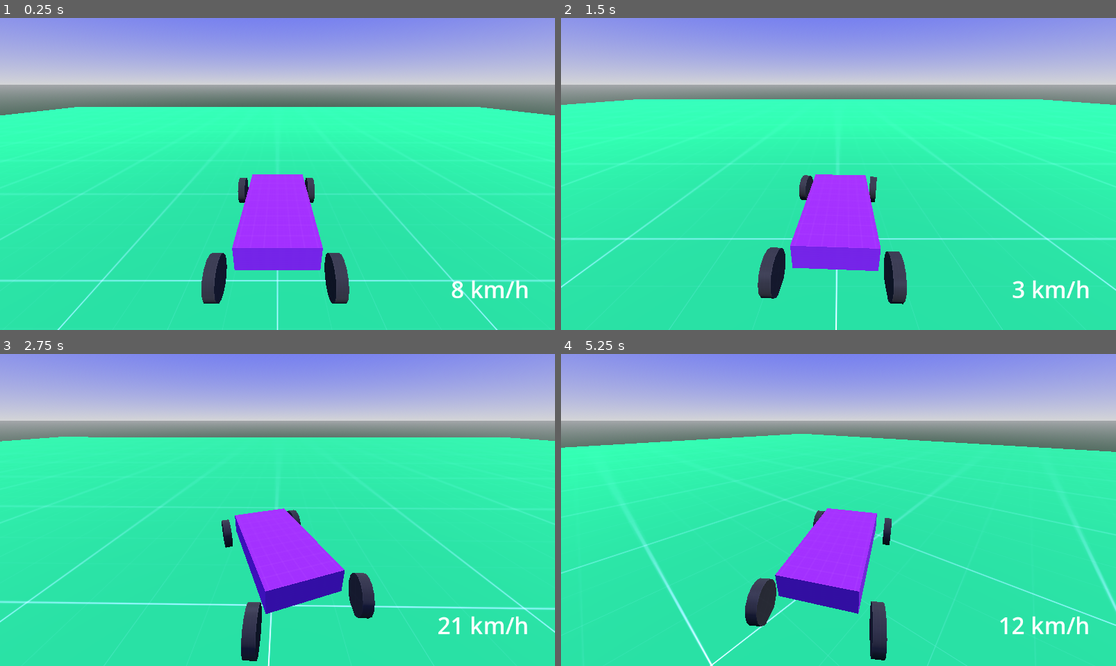
Above: before the commit, frames 1-4 (two rows, left to right).
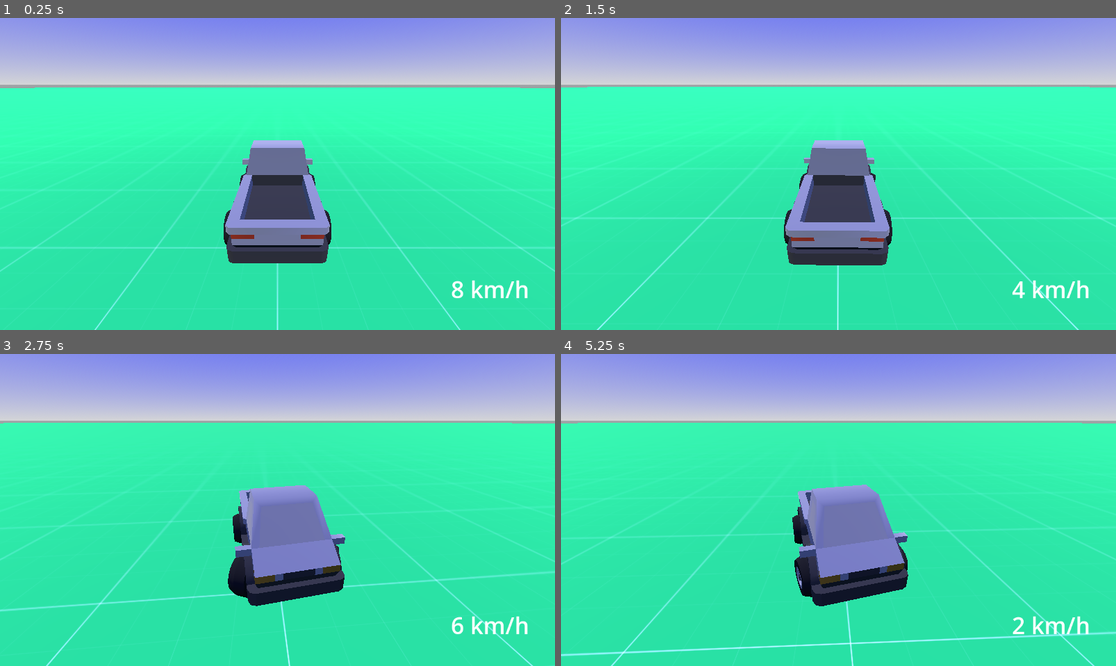
Above: after the commit, the same moments.

Repository: Yngwarr/tofu-delivery-game
Game: Godot game, scene res://scenes/Game.tscn
Two runs of this game, one before a commit and one after it. Both use one fixed random seed, a clock stepped at 60 frames per second and the inputs below.
Inputs:
- Up to frame 1 (0.25 s): no input
- Up to frame 2 (1.5 s): hold D (steer_right) 0.53-1.28 s; tap W (throttle) at 0.6, 1.35 s; hold S (brake) from 1.28 s (still down)
- Up to frame 3 (2.75 s): release S (brake) at 2.03 s; hold D (steer_right) from 2.03 s (still down); tap W (throttle) at 2.1 s
- Up to frame 4 (5.25 s): tap W (throttle) every 0.75 s from 2.85 to 5.1 s; release D (steer_right) at 3.53 s; hold A (steer_left) 3.53-5.03 s; hold S (brake) from 5.03 s (still down)

The runs differ from the first frame. In frame 1, 16% of the frame differs, in the area x 0-100%, y 22-100%; in frame 2, 13%; in frame 3, 15%; in frame 4, 17%.

Commit message:
added a car model and tweaked physics

Diff:
--- a/scenes/Car.tscn
+++ b/scenes/Car.tscn
@@ -1,50 +1,66 @@
-[gd_scene load_steps=8 format=3 uid="uid://cdqld478wjboa"]
+[gd_scene load_steps=6 format=3 uid="uid://cdqld478wjboa"]
 
 [ext_resource type="Script" path="res://src/Car.gd" id="1_uwfxo"]
-[ext_resource type="Texture2D" uid="uid://ct8dicomasmqm" path="res://textures/proto_purple.png" id="2_bjdnj"]
 [ext_resource type="Script" path="res://src/CameraPivot.gd" id="2_gm2jt"]
 [ext_resource type="PackedScene" uid="uid://bpn84vi24hyje" path="res://scenes/Wheel.tscn" id="3_4m2kf"]
-
-[sub_resource type="StandardMaterial3D" id="StandardMaterial3D_p2xst"]
-albedo_texture = ExtResource("2_bjdnj")
-uv1_scale = Vector3(10, 10, 10)
-
-[sub_resource type="BoxMesh" id="BoxMesh_j8hie"]
-size = Vector3(1.5, 0.5, 3)
+[ext_resource type="PackedScene" uid="uid://u8myc7bt2m1t" path="res://models/cars/truckFlat.glb" id="4_40kqm"]
 
 [sub_resource type="BoxShape3D" id="BoxShape3D_gtktg"]
-size = Vector3(1.5, 0.5, 3)
+size = Vector3(2.116, 1.514, 5.292)
 
 [node name="Car" type="VehicleBody3D"]
+mass = 1000.0
 script = ExtResource("1_uwfxo")
 
-[node name="MeshInstance3D" type="MeshInstance3D" parent="."]
-transform = Transform3D(1, 0, 0, 0, 1, 0, 0, 0, 1, 0, 0.215326, 0)
-material_override = SubResource("StandardMaterial3D_p2xst")
-mesh = SubResource("BoxMesh_j8hie")
-
 [node name="CollisionShape3D" type="CollisionShape3D" parent="."]
-transform = Transform3D(1, 0, 0, 0, 1, 0, 0, 0, 1, 0, 0.215, 0)
+transform = Transform3D(1, 0, 0, 0, 1, 0, 0, 0, 1, 0, 0.554762, 0)
 shape = SubResource("BoxShape3D_gtktg")
 
 [node name="frw" parent="." instance=ExtResource("3_4m2kf")]
-transform = Transform3D(1, 0, 0, 0, 1, 0, 0, 0, 1, -1.0151, 0, 1.64508)
+transform = Transform3D(1, 0, 0, 0, 1, 0, 0, 0, 1, -1.32, 0, 1.526)
 use_as_steering = true
 
 [node name="flw" parent="." instance=ExtResource("3_4m2kf")]
-transform = Transform3D(1, 0, 0, 0, 1, 0, 0, 0, 1, 1.08489, 0, 1.64508)
+transform = Transform3D(1, 0, 0, 0, 1, 0, 0, 0, 1, 1.32, 0, 1.526)
 use_as_steering = true
 
+[node name="wheelTruck" parent="flw" index="0"]
+transform = Transform3D(-2, 0, 0, 0, 2, 0, 0, 0, 2, 0, 0, 0)
+
 [node name="rrw" parent="." instance=ExtResource("3_4m2kf")]
-transform = Transform3D(1, 0, 0, 0, 1, 0, 0, 0, 1, -1.0151, 0, -1.54921)
+transform = Transform3D(1, 0, 0, 0, 1, 0, 0, 0, 1, -1.32, 0, -1.252)
 use_as_traction = true
+wheel_friction_slip = 0.7
 
 [node name="rlw" parent="." instance=ExtResource("3_4m2kf")]
-transform = Transform3D(1, 0, 0, 0, 1, 0, 0, 0, 1, 1.08489, 0, -1.54921)
+transform = Transform3D(1, 0, 0, 0, 1, 0, 0, 0, 1, 1.32, 0, -1.252)
 use_as_traction = true
+wheel_friction_slip = 0.7
+
+[node name="wheelTruck" parent="rlw" index="0"]
+transform = Transform3D(-2, 0, 0, 0, 2, 0, 0, 0, 2, 0, 0, 0)
 
 [node name="CameraPivot" type="Node3D" parent="."]
 script = ExtResource("2_gm2jt")
 
 [node name="Camera" type="Camera3D" parent="CameraPivot"]
-transform = Transform3D(-1, 0, -8.74228e-08, -3.51995e-08, 0.915361, 0.402635, 8.00234e-08, 0.402635, -0.915361, 0, 2.93411, -4.07703)
+transform = Transform3D(-1, -2.4869e-14, -8.74228e-08, -3.51995e-08, 0.915361, 0.402635, 8.00234e-08, 0.402635, -0.915361, -2.25604e-07, 3.97315, -6.43922)
+
+[node name="truckFlat" parent="." instance=ExtResource("4_40kqm")]
+transform = Transform3D(-2, 0, -3.01992e-07, 0, 2, 0, 3.01992e-07, 0, -2, 0, -0.572637, 0)
+
+[node name="wheel_backLeft" parent="truckFlat/truckFlat2" index="1"]
+visible = false
+
+[node name="wheel_backRight" parent="truckFlat/truckFlat2" index="2"]
+visible = false
+
+[node name="wheel_frontLeft" parent="truckFlat/truckFlat2" index="3"]
+visible = false
+
+[node name="wheel_frontRight" parent="truckFlat/truckFlat2" index="4"]
+visible = false
+
+[editable path="flw"]
+[editable path="rlw"]
+[editable path="truckFlat"]
--- a/scenes/Game.tscn
+++ b/scenes/Game.tscn
@@ -8,10 +8,10 @@
 
 [sub_resource type="StandardMaterial3D" id="StandardMaterial3D_2dqoq"]
 albedo_texture = ExtResource("1_x61ai")
-uv1_scale = Vector3(10, 10, 10)
+uv1_scale = Vector3(100, 100, 100)
 
 [sub_resource type="PlaneMesh" id="PlaneMesh_qc7a3"]
-size = Vector2(100, 100)
+size = Vector2(1000, 1000)
 
 [sub_resource type="ProceduralSkyMaterial" id="ProceduralSkyMaterial_uvu5x"]
 sky_top_color = Color(0.286275, 0.341176, 0.984314, 1)
--- a/scenes/Wheel.tscn
+++ b/scenes/Wheel.tscn
@@ -1,23 +1,16 @@
-[gd_scene load_steps=4 format=3 uid="uid://bpn84vi24hyje"]
+[gd_scene load_steps=2 format=3 uid="uid://bpn84vi24hyje"]
 
-[ext_resource type="Texture2D" uid="uid://t3ljxgs3vynr" path="res://textures/proto_dark.png" id="1_fg265"]
-
-[sub_resource type="StandardMaterial3D" id="StandardMaterial3D_rqdgm"]
-albedo_texture = ExtResource("1_fg265")
-
-[sub_resource type="CylinderMesh" id="CylinderMesh_tyqs8"]
-top_radius = 0.4
-bottom_radius = 0.4
-height = 0.2
-radial_segments = 16
+[ext_resource type="PackedScene" uid="uid://b66vnkn48wd14" path="res://models/cars/wheelTruck.glb" id="2_4cgxj"]
 
 [node name="frw" type="VehicleWheel3D"]
-wheel_radius = 0.4
-suspension_stiffness = 50.0
+wheel_roll_influence = 0.0
+wheel_radius = 0.6
+wheel_friction_slip = 1.0
+suspension_travel = 0.3
+suspension_stiffness = 70.0
+suspension_max_force = 4000.0
 damping_compression = 1.9
 damping_relaxation = 2.0
 
-[node name="MeshInstance3D" type="MeshInstance3D" parent="."]
-transform = Transform3D(-4.37114e-08, -1, 0, 1, -4.37114e-08, 0, 0, 0, 1, 0, 0, 0)
-material_override = SubResource("StandardMaterial3D_rqdgm")
-mesh = SubResource("CylinderMesh_tyqs8")
+[node name="wheelTruck" parent="." instance=ExtResource("2_4cgxj")]
+transform = Transform3D(2, 0, 0, 0, 2, 0, 0, 0, 2, 0, 0, 0)
--- a/src/Car.gd
+++ b/src/Car.gd
@@ -1,13 +1,12 @@
 class_name Car
 extends VehicleBody3D
-
-@export_range(0, 1, 0.05) var steer_multiplyer := .4
 
 var steering_wheels: Array[VehicleWheel3D]
 var driving_wheels: Array[VehicleWheel3D]
 
-var max_rpm := 500
-var max_torque := 200
+var max_rpm := 2000
+var max_torque := 2000
+var steer_multiplier := .5
 
 func _ready():
 	# would've rather export arrays to fill in the inspector, but issue #62916
@@ -26,5 +25,5 @@
 		wheel.engine_force = throttle * max_torque * (1 - wheel.get_rpm() / max_rpm)
 
 	steering = lerp(steering,
-		Input.get_axis("steer_right", "steer_left") * steer_multiplyer,
+		Input.get_axis("steer_right", "steer_left") * steer_multiplier,
 		5 * delta)
Binary file added: models/cars/ambulance.glb
Not shown, added: models/cars/ambulance.glb.import
Binary file added: models/cars/delivery.glb
Not shown, added: models/cars/delivery.glb.import
Binary file added: models/cars/deliveryFlat.glb
Not shown, added: models/cars/deliveryFlat.glb.import
Binary file added: models/cars/firetruck.glb
Not shown, added: models/cars/firetruck.glb.import
Binary file added: models/cars/garbageTruck.glb
Not shown, added: models/cars/garbageTruck.glb.import
Binary file added: models/cars/hatchbackSports.glb
Not shown, added: models/cars/hatchbackSports.glb.import
(and 45 more such lines)
